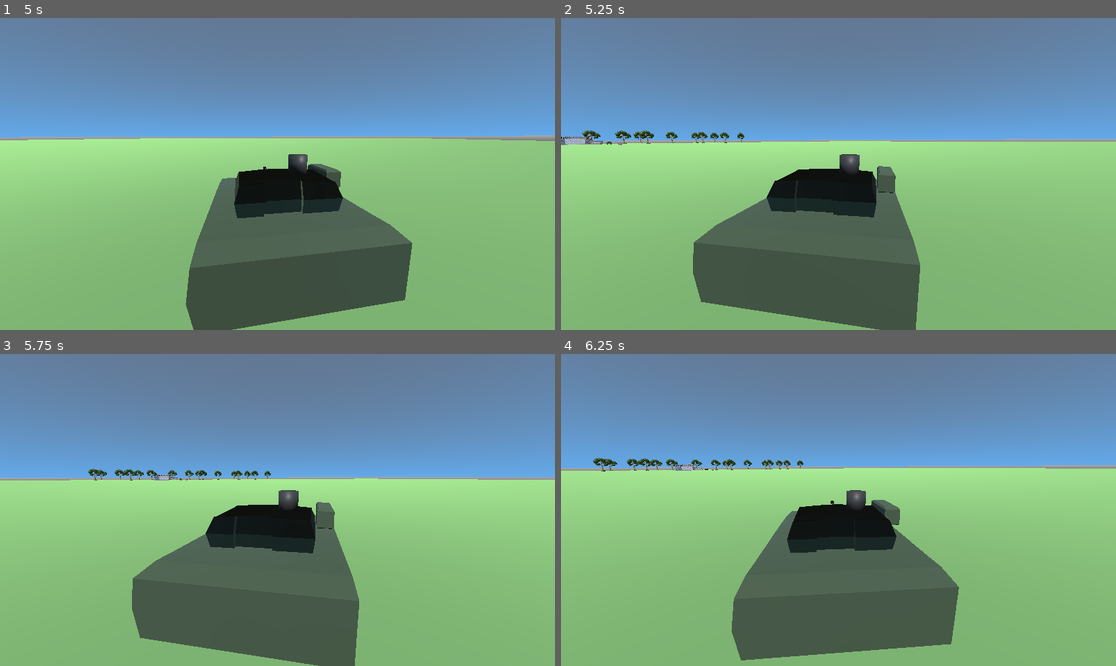
Above: before the commit, frames 1-4 (two rows, left to right).
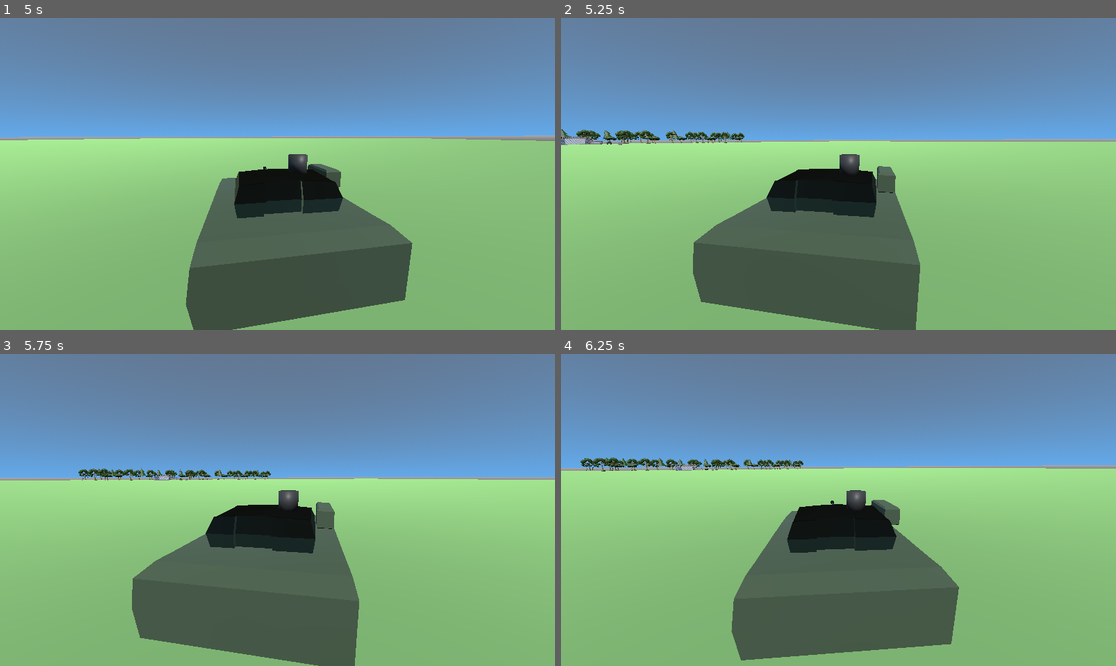
Above: after the commit, the same moments.

Repository: SzymonM06/TechQuest2026_ZSTStrzyzow
Game: Godot game, scene res://level.tscn
Two runs of this game, one before a commit and one after it. Both use one fixed random seed, a clock stepped at 60 frames per second and the inputs below.
Inputs (mouse positions are in pixels of both pictures, inside the frame that each line leads up to):
- Up to frame 1 (5 s): tap Enter (ui_accept) at 0.5, 0.77, 1.52, 3.02, 3.77, 4.52 s; move the mouse to (271, 180) at 0.52 s; hold W (forward) 0.53-2.78 s; move the mouse to (316, 177) at 1.27 s; move the mouse to (233, 170) at 2.02 s; move the mouse to (283, 174) at 2.77 s; hold A (left) 2.78-3.53 s; move the mouse to (255, 167) at 3.52 s; hold W (forward) from 3.53 s (still down); move the mouse to (305, 174) at 4.27 s
- Up to frame 2 (5.25 s): keep holding W (forward); move the mouse to (810, 174) at 5.02 s
- Up to frame 3 (5.75 s): keep holding W (forward)
- Up to frame 4 (6.25 s): move the mouse to (849, 503) at 5.77 s; release W (forward) at 5.78 s; hold D (right) from 5.78 s (still down); tap Enter (ui_accept) at 6.02 s

Frame 1 is identical in both runs. In frame 2, 0.4% of the frame differs, in the area x 0-33%, y 35-41%; in frame 3, 0.3%; in frame 4, 0.4%, in the area x 3-44%, y 33-38%.
Error in both runs: Invalid assignment of property or key 'friction_slip' with value of type 'float' on a base object of type 'VehicleWheel3D'. (res://player.gd:16)

Commit message:
Small_forest

Diff:
--- a/level.tscn
+++ b/level.tscn
@@ -4,6 +4,9 @@
 [ext_resource type="PackedScene" uid="uid://dpy71wg55r0hx" path="res://assets/hanger.glb" id="2_vonw3"]
 [ext_resource type="PackedScene" uid="uid://pivomrwypbf7" path="res://assets/bwp_borsuk.glb" id="3_oi3di"]
 [ext_resource type="PackedScene" uid="uid://b46xs05ekkjcq" path="res://assets/tree.glb" id="4_0b4ue"]
+[ext_resource type="PackedScene" uid="uid://cb50jw01vo3w" path="res://assets/christmas_tree.glb" id="4_n6hdu"]
+[ext_resource type="PackedScene" uid="uid://d35ahncylxcf4" path="res://assets/two_tree.glb" id="5_km5ld"]
+[ext_resource type="PackedScene" uid="uid://brgk82ntjfnpt" path="res://assets/small_tree.glb" id="7_i2t4f"]
 
 [sub_resource type="ProceduralSkyMaterial" id="ProceduralSkyMaterial_8cye3"]
 sky_horizon_color = Color(0.3882353, 0.6627451, 0.91764706, 1)
@@ -61,6 +64,69 @@
 [node name="bwp_borsuk" parent="StaticBody3D2" unique_id=651743894 instance=ExtResource("3_oi3di")]
 transform = Transform3D(1, 0, 0, 0, 1, 0, 0, 0, 1, -12.680086, 0.5432527, -85.053825)
 
+[node name="christmas_tree" parent="StaticBody3D2" unique_id=802361466 instance=ExtResource("4_n6hdu")]
+transform = Transform3D(1, 0, 0, 0, 1, 0, 0, 0, 1, -63.771004, 1.8702291, -126.85096)
+
+[node name="christmas_tree2" parent="StaticBody3D2" unique_id=87695986 instance=ExtResource("4_n6hdu")]
+transform = Transform3D(1, 0, 0, 0, 1, 0, 0, 0, 1, -32.881622, 1.8702291, -126.85096)
+
+[node name="christmas_tree3" parent="StaticBody3D2" unique_id=940807074 instance=ExtResource("4_n6hdu")]
+transform = Transform3D(1, 0, 0, 0, 1, 0, 0, 0, 1, -16.44426, 1.8702291, -122.13169)
+
+[node name="christmas_tree4" parent="StaticBody3D2" unique_id=2075902193 instance=ExtResource("4_n6hdu")]
+transform = Transform3D(1, 0, 0, 0, 1, 0, 0, 0, 1, 0.18812943, 1.8702291, -118.04454)
+
+[node name="christmas_tree5" parent="StaticBody3D2" unique_id=88763960 instance=ExtResource("4_n6hdu")]
+transform = Transform3D(1, 0, 0, 0, 1, 0, 0, 0, 1, 23.439838, 1.8702291, -118.04454)
+
+[node name="christmas_tree6" parent="StaticBody3D2" unique_id=1166690256 instance=ExtResource("4_n6hdu")]
+transform = Transform3D(1, 0, 0, 0, 1, 0, 0, 0, 1, 46.213943, 1.8702291, -123.64113)
+
+[node name="christmas_tree7" parent="StaticBody3D2" unique_id=361577065 instance=ExtResource("4_n6hdu")]
+transform = Transform3D(1, 0, 0, 0, 1, 0, 0, 0, 1, 46.213943, 1.8702291, -112.87956)
+
+[node name="christmas_tree8" parent="StaticBody3D2" unique_id=719080646 instance=ExtResource("4_n6hdu")]
+transform = Transform3D(1, 0, 0, 0, 1, 0, 0, 0, 1, 12.978249, 1.8702291, -105.393524)
+
+[node name="christmas_tree9" parent="StaticBody3D2" unique_id=870735745 instance=ExtResource("4_n6hdu")]
+transform = Transform3D(1, 0, 0, 0, 1, 0, 0, 0, 1, -39.730453, 1.8702291, -105.393524)
+
+[node name="christmas_tree10" parent="StaticBody3D2" unique_id=1931891571 instance=ExtResource("4_n6hdu")]
+transform = Transform3D(1, 0, 0, 0, 1, 0, 0, 0, 1, -47.901157, 1.8702291, -114.38975)
+
+[node name="christmas_tree11" parent="StaticBody3D2" unique_id=219393281 instance=ExtResource("4_n6hdu")]
+transform = Transform3D(1, 0, 0, 0, 1, 0, 0, 0, 1, -68.57142, 1.8702291, -118.249115)
+
+[node name="christmas_tree12" parent="StaticBody3D2" unique_id=727298339 instance=ExtResource("4_n6hdu")]
+transform = Transform3D(1, 0, 0, 0, 1, 0, 0, 0, 1, 12.668648, 1.8702291, -124.238525)
+
+[node name="two_tree" parent="StaticBody3D2" unique_id=1118782235 instance=ExtResource("5_km5ld")]
+transform = Transform3D(1, 0, 0, 0, 1, 0, 0, 0, 1, -57.911636, -0.005479455, -96.48189)
+
+[node name="two_tree2" parent="StaticBody3D2" unique_id=1274372614 instance=ExtResource("5_km5ld")]
+transform = Transform3D(1, 0, 0, 0, 1, 0, 0, 0, 1, -57.911636, -0.005479455, -96.48189)
+
+[node name="two_tree3" parent="StaticBody3D2" unique_id=1160212765 instance=ExtResource("5_km5ld")]
+transform = Transform3D(1, 0, 0, 0, 1, 0, 0, 0, 1, -7.4186783, -0.005479455, -105.27286)
+
+[node name="two_tree4" parent="StaticBody3D2" unique_id=1204717244 instance=ExtResource("5_km5ld")]
+transform = Transform3D(1, 0, 0, 0, 1, 0, 0, 0, 1, -22.843975, -0.005479455, -110.43989)
+
+[node name="two_tree5" parent="StaticBody3D2" unique_id=624230955 instance=ExtResource("5_km5ld")]
+transform = Transform3D(1, 0, 0, 0, 1, 0, 0, 0, 1, 22.564915, -0.005479455, -110.43989)
+
+[node name="two_tree6" parent="StaticBody3D2" unique_id=2146452102 instance=ExtResource("5_km5ld")]
+transform = Transform3D(1, 0, 0, 0, 1, 0, 0, 0, 1, 39.731327, -0.005479455, -110.43989)
+
+[node name="two_tree7" parent="StaticBody3D2" unique_id=1035481950 instance=ExtResource("5_km5ld")]
+transform = Transform3D(1, 0, 0, 0, 1, 0, 0, 0, 1, -73.65433, -0.005479455, -110.43989)
+
+[node name="two_tree8" parent="StaticBody3D2" unique_id=1153445632 instance=ExtResource("5_km5ld")]
+transform = Transform3D(1, 0, 0, 0, 1, 0, 0, 0, 1, 55.05903, -0.005479455, -123.13101)
+
+[node name="two_tree9" parent="StaticBody3D2" unique_id=1171736638 instance=ExtResource("5_km5ld")]
+transform = Transform3D(1, 0, 0, 0, 1, 0, 0, 0, 1, -9.329445, -0.005479455, -123.13101)
+
 [node name="tree" parent="." unique_id=469213347 instance=ExtResource("4_0b4ue")]
 transform = Transform3D(1, 0, 0, 0, 1, 0, 0, 0, 1, -21.719429, -0.22741282, -120.92824)
 
@@ -108,3 +174,39 @@
 
 [node name="tree16" parent="." unique_id=1694511990 instance=ExtResource("4_0b4ue")]
 transform = Transform3D(1, 0, 0, 0, 1, 0, 0, 0, 1, 41.787277, -0.22741282, -106.35337)
+
+[node name="small_tree" parent="." unique_id=1576949366 instance=ExtResource("7_i2t4f")]
+transform = Transform3D(1, 0, 0, 0, 1, 0, 0, 0, 1, -60.752304, -0.17359889, -111.232315)
+
+[node name="small_tree2" parent="." unique_id=190369405 instance=ExtResource("7_i2t4f")]
+transform = Transform3D(1, 0, 0, 0, 1, 0, 0, 0, 1, -51.594826, -0.17359889, -102.15363)
+
+[node name="small_tree3" parent="." unique_id=1008051225 instance=ExtResource("7_i2t4f")]
+transform = Transform3D(1, 0, 0, 0, 1, 0, 0, 0, 1, -38.053688, -0.17359889, -125.23129)
+
+[node name="small_tree4" parent="." unique_id=2079535658 instance=ExtResource("7_i2t4f")]
+transform = Transform3D(1, 0, 0, 0, 1, 0, 0, 0, 1, 4.1444397, -0.17359889, -125.23129)
+
+[node name="small_tree5" parent="." unique_id=1896368038 instance=ExtResource("7_i2t4f")]
+transform = Transform3D(1, 0, 0, 0, 1, 0, 0, 0, 1, 4.1444397, -0.17359889, -101.99549)
+
+[node name="small_tree6" parent="." unique_id=2053812514 instance=ExtResource("7_i2t4f")]
+transform = Transform3D(1, 0, 0, 0, 1, 0, 0, 0, 1, -14.071621, -0.17359889, -112.678566)
+
+[node name="small_tree7" parent="." unique_id=1084244415 instance=ExtResource("7_i2t4f")]
+transform = Transform3D(1, 0, 0, 0, 1, 0, 0, 0, 1, 17.550972, -0.17359889, -112.678566)
+
+[node name="small_tree8" parent="." unique_id=1867348567 instance=ExtResource("7_i2t4f")]
+transform = Transform3D(1, 0, 0, 0, 1, 0, 0, 0, 1, 50.508095, -0.17359889, -104.04233)
+
+[node name="small_tree9" parent="." unique_id=1606220538 instance=ExtResource("7_i2t4f")]
+transform = Transform3D(1, 0, 0, 0, 1, 0, 0, 0, 1, 36.398903, -0.17359889, -126.177505)
+
+[node name="small_tree10" parent="." unique_id=862192453 instance=ExtResource("7_i2t4f")]
+transform = Transform3D(1, 0, 0, 0, 1, 0, 0, 0, 1, 33.832764, -0.17359889, -103.98095)
+
+[node name="small_tree12" parent="." unique_id=1108771905 instance=ExtResource("7_i2t4f")]
+transform = Transform3D(1, 0, 0, 0, 1, 0, 0, 0, 1, 33.832764, -0.17359889, -116.17866)
+
+[node name="small_tree11" parent="." unique_id=526425429 instance=ExtResource("7_i2t4f")]
+transform = Transform3D(1, 0, 0, 0, 1, 0, 0, 0, 1, -28.443947, -0.17359889, -114.752846)
Binary file added: assets/christmas_tree.glb
Not shown, added: assets/christmas_tree.glb.import
Binary file added: assets/small_tree.glb
Not shown, added: assets/small_tree.glb.import
Binary file added: assets/two_tree.glb
Not shown, added: assets/two_tree.glb.import
Binary file added: assets/two_tree_wood_annualring_a_alb.png
Not shown, added: assets/two_tree_wood_annualring_a_alb.png.import
